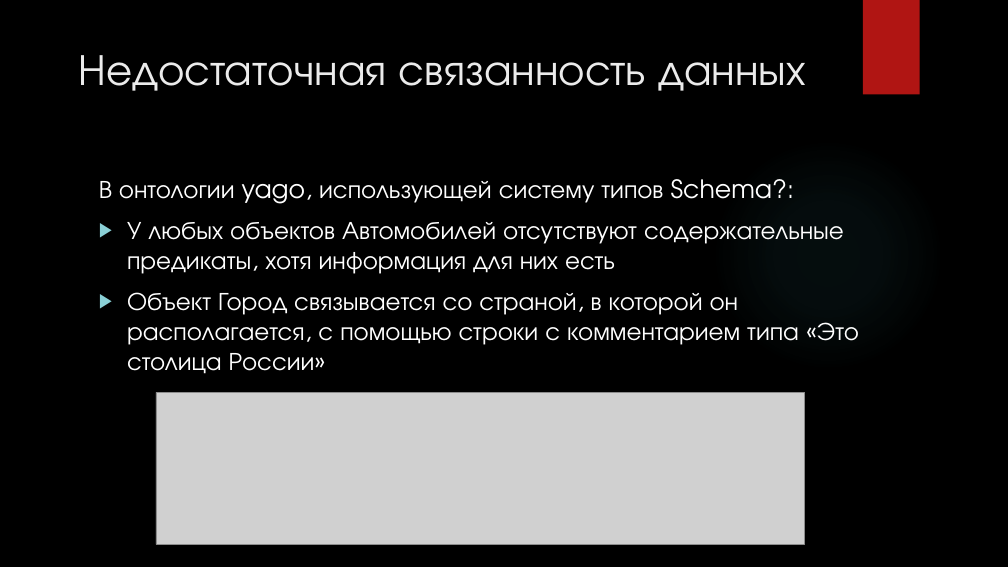
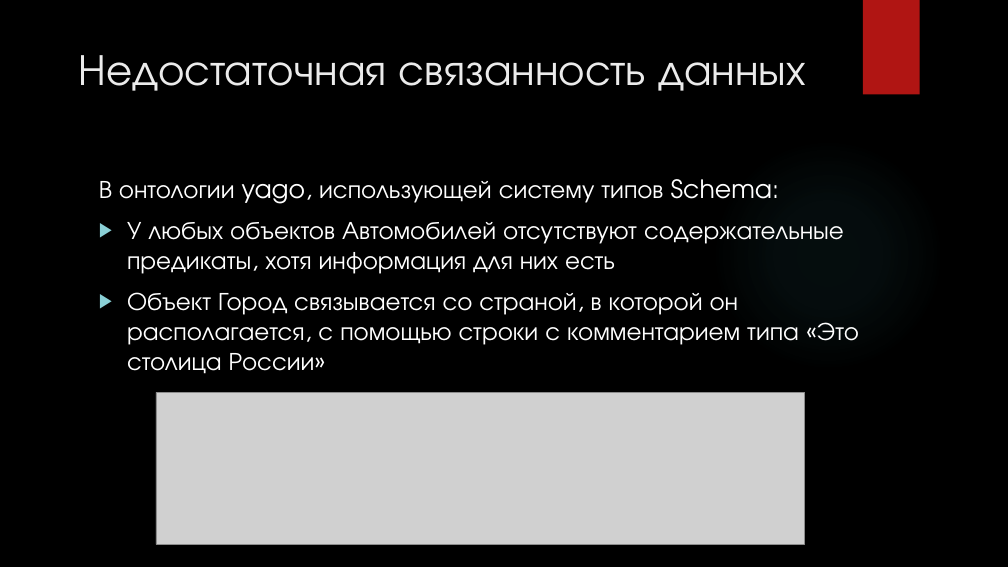
Before and after one commit to docNemo/diplom, a slide deck: slide 9 of Гагаринские/Принципы проектирования СОЕЯ интерфейсов.pptx. Drawn at 1008x567 pixels with LibreOffice and Linux fonts; fonts in the diff are those of the drawing; grey boxes stand for pictures; background and template pictures are left out. Boxes give left, top, right and bottom in pixels: in the first picture for what was removed or moved away, otherwise in the second. Text is boxed around its words. In the diff, an @@ line names an element or a change of style, - is before the commit and + after.

```diff
--- a/Гагаринские/Принципы проектирования СОЕЯ интерфейсов.pptx
+++ b/Гагаринские/Принципы проектирования СОЕЯ интерфейсов.pptx
@@ text at [99,179,779,204]: text changed @@
-В онтологии yago, использующей систему типов Schema?:
+В онтологии yago, использующей систему типов Schema:
```
Also in this commit, not shown: 2 other slides changed, 1 other file.
